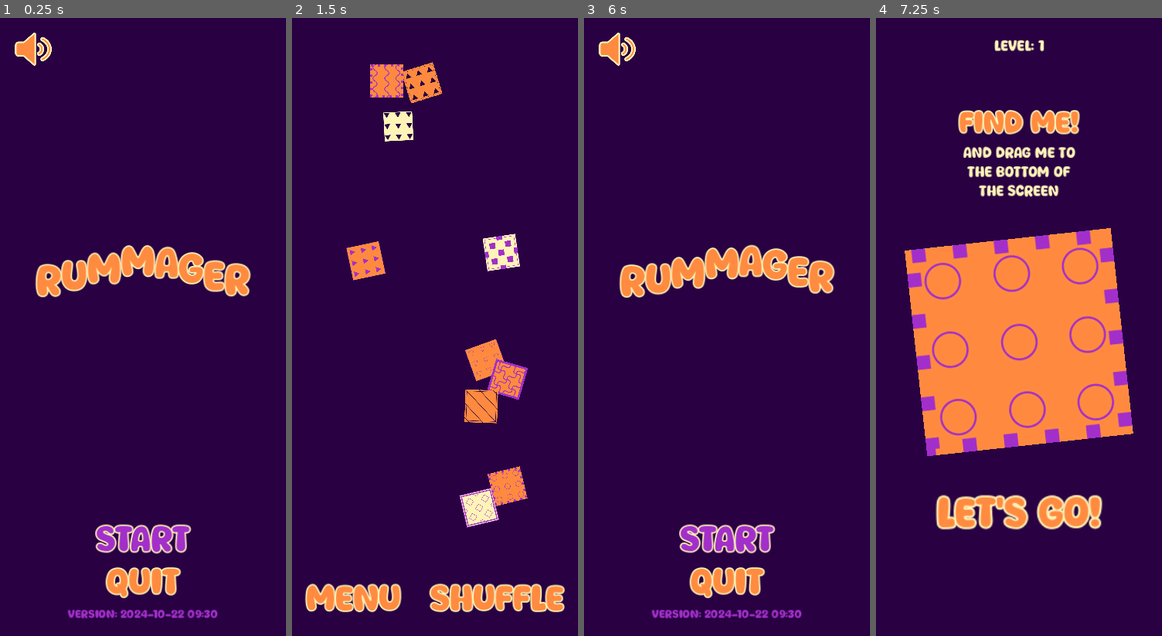
Above: before the commit, frames 1-4 (left to right).
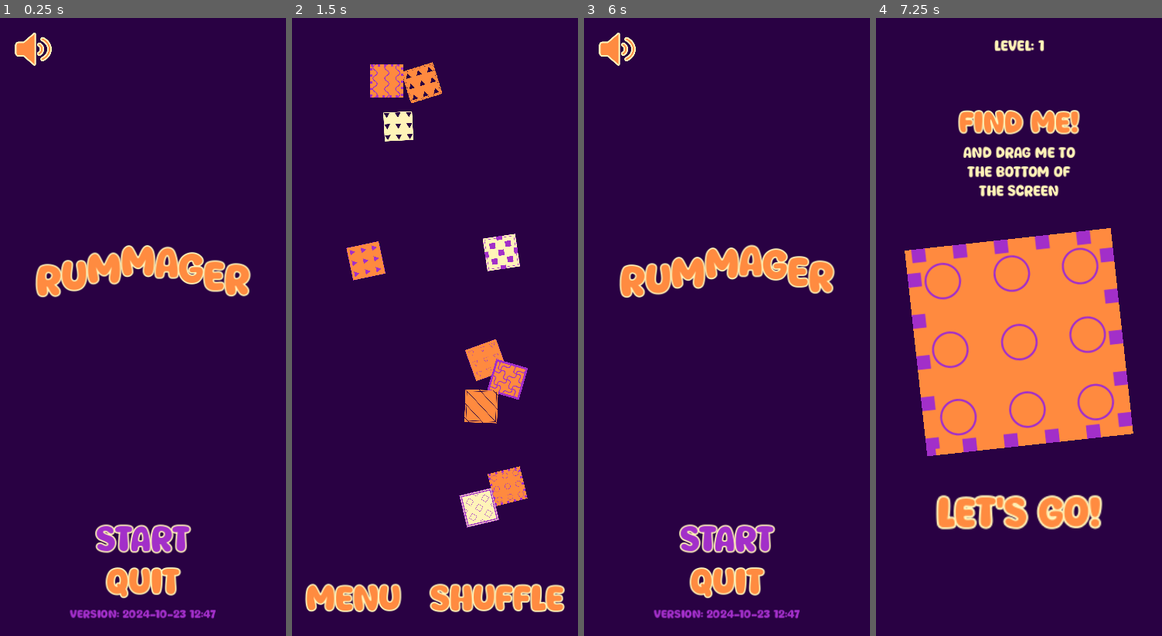
Above: after the commit, the same moments.

Repository: magopian/rummager
Game: Godot game, scene res://start_menu.tscn
Two runs of this game, one before a commit and one after it. Both use one fixed random seed, a clock stepped at 60 frames per second and the inputs below.
Inputs (mouse positions are in pixels of both pictures, inside the frame that each line leads up to):
- Up to frame 1 (0.25 s): no input
- Up to frame 2 (1.5 s): click "START" at 0.5 s; click "Let's go!" at 1.25 s
- Up to frame 3 (6 s): click "Shuffle" at 2 s; click "Let's go!" at 2.75 s; click "Shuffle" at 3.5 s; click "Shuffle" at 4.25 s; tap Enter at 5 s; move the mouse to (718, 73) at 5.02 s; click (718, 73) at 5.17 s; click "Menu" at 5.75 s
- Up to frame 4 (7.25 s): click "START" at 6.5 s

The runs differ from the first frame. In frame 1, 0.5% of the frame differs, in the area x 23-77%, y 95-98%; in frame 2, nothing differs; in frame 3, 0.5%; in frame 4, nothing differs.

Commit message:
Bump version number

Diff:
--- a/project.godot
+++ b/project.godot
@@ -11,7 +11,7 @@
 [application]
 
 config/name="Rummager"
-config/version="2024-10-22 09:30"
+config/version="2024-10-23 12:47"
 run/main_scene="res://start_menu.tscn"
 config/features=PackedStringArray("4.3", "Mobile")
 config/icon="res://icon.svg"
